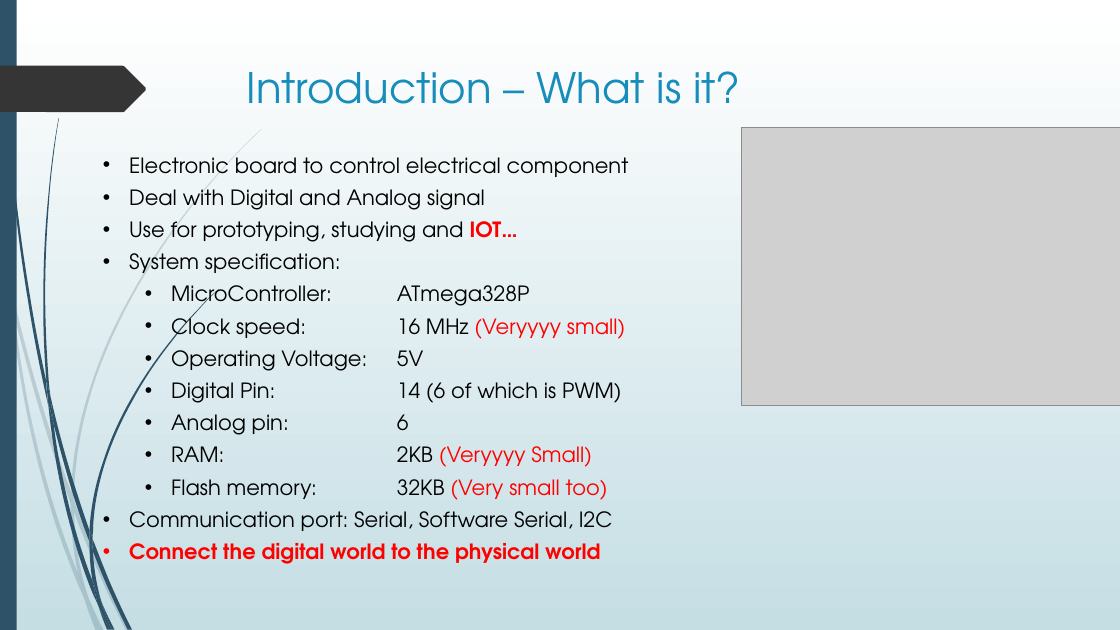
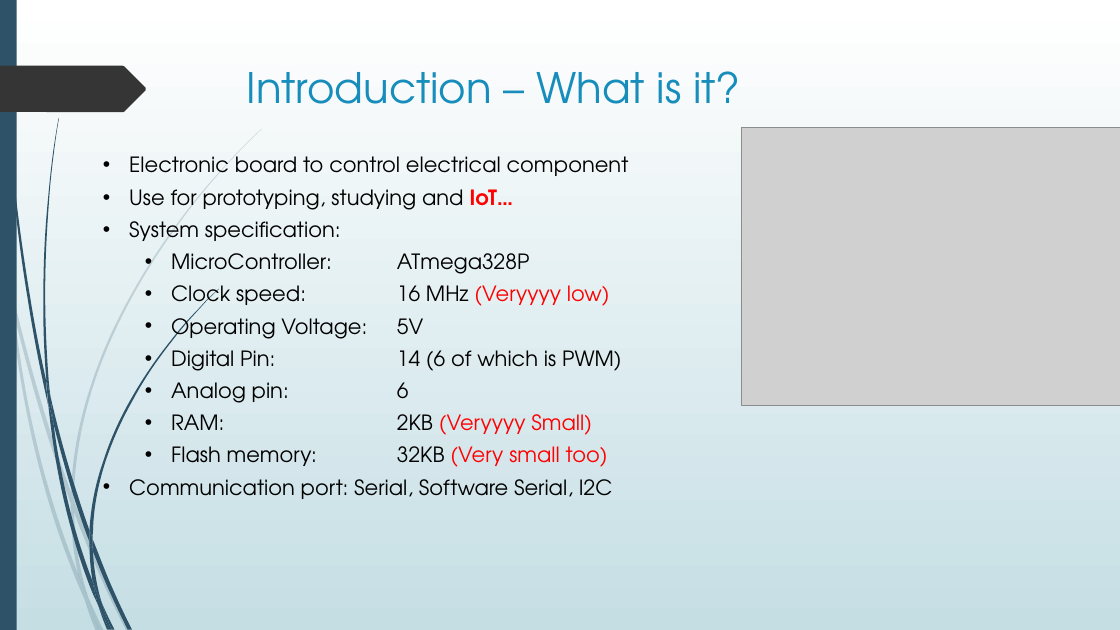
Before and after one commit to nxphi47/arduinoWSntuoss, a slide deck: slide 2 of Arduino_workshop.pptx. Drawn at 1120x630 pixels with LibreOffice and Linux fonts; fonts in the diff are those of the drawing; grey boxes stand for pictures. Boxes give left, top, right and bottom in pixels: in the first picture for what was removed or moved away, otherwise in the second. Text is boxed around its words. In the diff, an @@ line names an element or a change of style, - is before the commit and + after.

```diff
--- a/Arduino_workshop.pptx
+++ b/Arduino_workshop.pptx
@@ text at (x1=129, y1=189, x2=514, y2=210): text changed @@
-• Deal with Digital and Analog signal
-• Use for prototyping, studying and IOT…
+• Use for prototyping, studying and IoT…
@@ text at (x1=171, y1=285, x2=610, y2=311): text changed @@
-  • Clock speed: 16 MHz (Veryyyy small)
+  • Clock speed: 16 MHz (Veryyyy low)
@@ text at (x1=129, y1=543, x2=600, y2=564): paragraph removed @@
-• Connect the digital world to the physical world
```
Also in this commit, not shown: 3 other slides changed, 1 other file.
